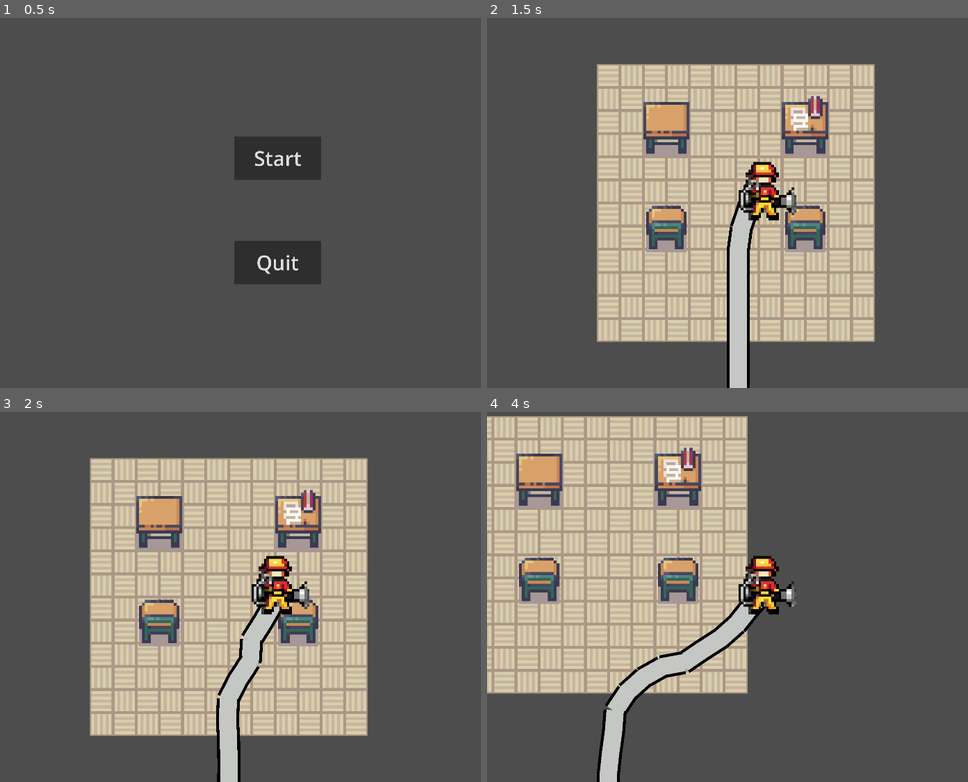
Above: before the commit, frames 1-4 (two rows, left to right).
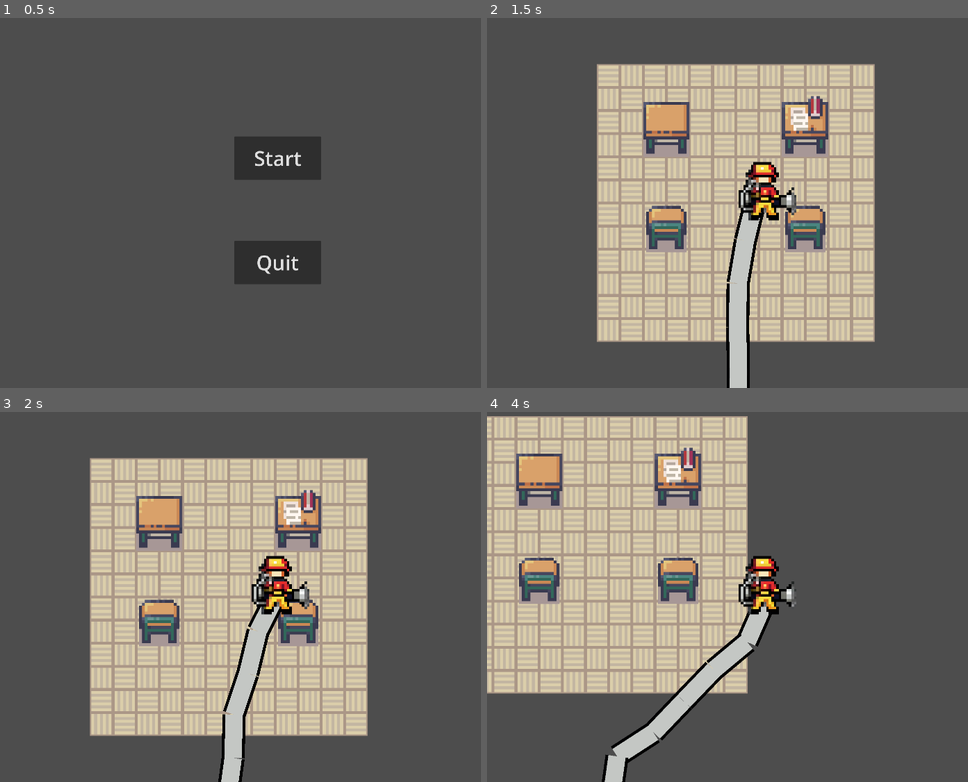
Above: after the commit, the same moments.

Repository: cxhuy/Firefighter_Prototype
Game: Godot game, scene res://Scenes/main.tscn
Two runs of this game, one before a commit and one after it. Both use one fixed random seed, a clock stepped at 60 frames per second and the inputs below.
Inputs:
- Up to frame 1 (0.5 s): no input
- Up to frame 2 (1.5 s): click "Start" at 0.5 s; tap Enter at 1.25 s; hold Right (ui_right) from 1.28 s (still down)
- Up to frame 3 (2 s): keep holding Right (ui_right)
- Up to frame 4 (4 s): release Right (ui_right) at 2.03 s; hold Down (ui_down) 2.03-2.78 s; hold Right (ui_right) 2.78-3.53 s; hold Up (ui_up) from 3.53 s (still down)

Frame 1 is identical in both runs. In frame 2, 0.6% of the frame differs, in the area x 49-58%, y 44-90%; in frame 3, 1.4%; in frame 4, 5.4%, in the area x 22-60%, y 51-100%.

Commit message:
feat: change rope properties

Diff:
--- a/Scenes/hose.gd
+++ b/Scenes/hose.gd
@@ -2,24 +2,25 @@
 
 var hose_segment = preload("res://Scenes/hose_segment.tscn")
 var hose_length = 30
-var hose_segment_length = 15
+var hose_segment_length = 30
 
 func _ready():
 	var previous_segment = null
 	for i in range(hose_length):
 		var segment_instance = hose_segment.instantiate()
-		segment_instance.position = Vector2(0, hose_segment_length * (i - 2))
+		segment_instance.position = Vector2(0, hose_segment_length * i - 15)
 		add_child(segment_instance)
 		if previous_segment != null:
 			var joint = PinJoint2D.new()
-			joint.position = Vector2(0, hose_segment_length * (i - 3) + hose_segment_length / 2)
+			joint.bias = 0.7
+			joint.position = Vector2(0, hose_segment_length * (i - 1) + hose_segment_length / 2 - 15)
 			joint.node_a = previous_segment.get_path()
 			joint.node_b = segment_instance.get_path()
 			add_child(joint)
 		previous_segment = segment_instance
 		if i == 0:
 			var mainJoint = PinJoint2D.new()
-			mainJoint.position = Vector2(0, -(hose_segment_length / 2 + hose_segment_length * 2))
+			mainJoint.position = Vector2(0, -(hose_segment_length / 2) - 15)
 			mainJoint.node_a = get_node("../StaticBody2D").get_path()
 			mainJoint.node_b = previous_segment.get_path()
 			add_child(mainJoint)
--- a/Scenes/hose_segment.tscn
+++ b/Scenes/hose_segment.tscn
@@ -5,16 +5,17 @@
 
 [sub_resource type="CapsuleShape2D" id="CapsuleShape2D_0tcla"]
 radius = 8.0
-height = 16.0
 
 [node name="HoseSegment" type="RigidBody2D"]
 collision_layer = 4
 collision_mask = 2
+mass = 0.1
 gravity_scale = 0.0
 script = ExtResource("1_5eq37")
 
 [node name="Hose" type="Sprite2D" parent="."]
-position = Vector2(-1.19209e-07, 0)
+position = Vector2(-1.19209e-07, 4.17233e-07)
+scale = Vector2(1, 1.875)
 texture = ExtResource("1_s6klf")
 
 [node name="CollisionShape2D" type="CollisionShape2D" parent="."]
--- a/Scripts/hose_segment.gd
+++ b/Scripts/hose_segment.gd
@@ -1,6 +1,6 @@
 extends RigidBody2D
 
-var friction = 0.9
+var friction = 0.95
 
 # Called when the node enters the scene tree for the first time.
 func _ready():
